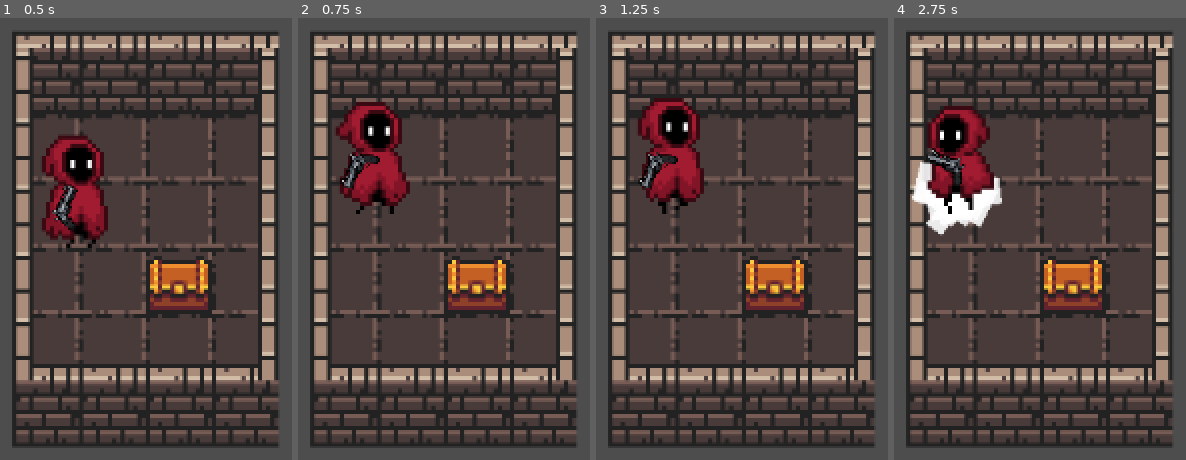
Above: before the commit, frames 1-4 (left to right).
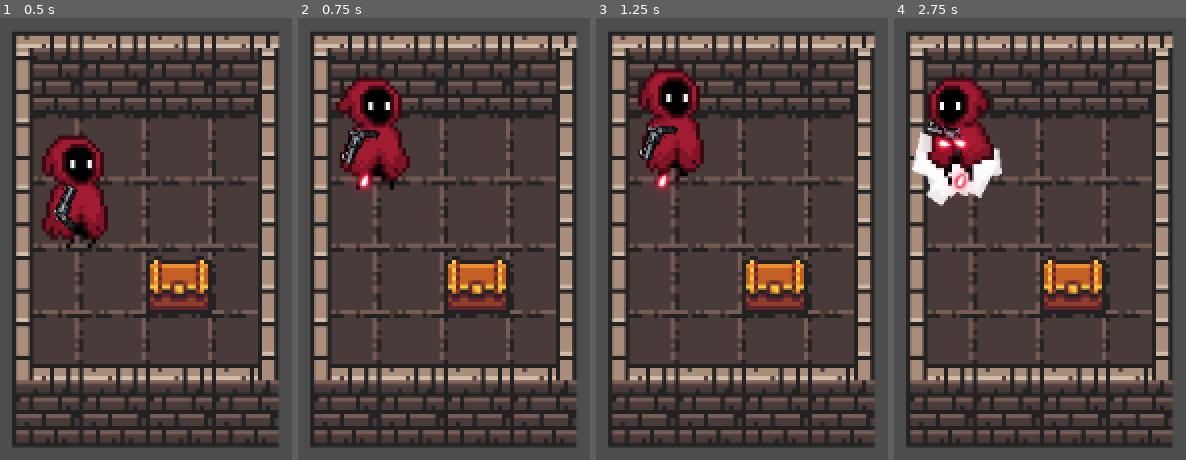
Above: after the commit, the same moments.

Repository: cyan-wolf/croix-quest
Game: Godot game, scene res://maps/dungeons/test_dungeon/test_dungeon.tscn
Two runs of this game, one before a commit and one after it. Both use one fixed random seed, a clock stepped at 60 frames per second and the inputs below. This scene is started directly instead of the project's main scene.
Inputs (mouse positions are in pixels of both pictures, inside the frame that each line leads up to):
- Up to frame 1 (0.5 s): no input
- Up to frame 2 (0.75 s): tap Enter at 0.5 s; move the mouse to (outside the picture) at 0.52 s; hold Up (ui_up) from 0.53 s (still down); click (outside the picture) at 0.6 s
- Up to frame 3 (1.25 s): keep holding Up (ui_up)
- Up to frame 4 (2.75 s): move the mouse to (outside the picture) at 1.27 s; click (outside the picture) at 1.35 s; tap Space at 2 s; move the mouse to (outside the picture) at 2.02 s; release Up (ui_up) at 2.03 s; hold Left (ui_left) from 2.03 s (still down); click (outside the picture) at 2.1 s

Frame 1 is identical in both runs. In frame 2, 5.4% of the frame differs, in the area x 13-39%, y 13-45%; in frame 3, 5.5%; in frame 4, 7.4%, in the area x 6-37%, y 13-50%.

Commit message:
Added shooting (not really working rn)

Diff:
--- a/player/Weapon.gd
+++ b/player/Weapon.gd
@@ -1,4 +1,7 @@
 extends Node2D
+
+var bullet_speed = 1000
+var bullet = preload("res://weapons/scenes/Bullet1.tscn")
 
 func _process(_delta):
 	look_at(get_global_mouse_position())
@@ -11,6 +14,15 @@
 
 	if rotation_degrees >= 269:
 		rotation_degrees = 90
-
 	if rotation_degrees <= -269:
 		rotation_degrees = -90
+
+	if Input.is_action_just_pressed("Shoot"):
+		_fire()
+
+func _fire(): #Maybe change parameters for different bullet types?
+	var bullet_instance = bullet.instantiate()
+	bullet_instance.position = get_global_position()
+	bullet_instance.rotation_degrees = rotation_degrees
+	bullet_instance.apply_impulse(Vector2(), Vector2(bullet_speed, 0).rotated(global_rotation))
+	get_tree().get_root().add_child(bullet_instance)#call_deferred("add_child", bullet_instance)
--- a/player/player.tscn
+++ b/player/player.tscn
@@ -14,7 +14,7 @@
 
 [sub_resource type="CapsuleShape2D" id="CapsuleShape2D_s1a4d"]
 radius = 7.0
-height = 24.0
+height = 20.0
 
 [sub_resource type="AtlasTexture" id="AtlasTexture_sqrqa"]
 atlas = ExtResource("1_1bkcv")
@@ -307,7 +307,7 @@
 health_component = SubResource("Resource_kehnt")
 
 [node name="CollisionShape2D" type="CollisionShape2D" parent="."]
-position = Vector2(0, 4)
+position = Vector2(0, 9)
 shape = SubResource("CapsuleShape2D_s1a4d")
 
 [node name="AnimatedSprite2D" type="AnimatedSprite2D" parent="."]
--- a/project.godot
+++ b/project.godot
@@ -23,6 +23,14 @@
 
 project/assembly_name="Project 2"
 
+[input]
+
+Shoot={
+"deadzone": 0.5,
+"events": [Object(InputEventMouseButton,"resource_local_to_scene":false,"resource_name":"","device":-1,"window_id":0,"alt_pressed":false,"shift_pressed":false,"ctrl_pressed":false,"meta_pressed":false,"button_mask":0,"position":Vector2(0, 0),"global_position":Vector2(0, 0),"factor":1.0,"button_index":1,"pressed":false,"double_click":false,"script":null)
+]
+}
+
 [layer_names]
 
 2d_physics/layer_1="Ground and Walls"
--- /dev/null
+++ b/weapons/scenes/Bullet1.tscn
@@ -0,0 +1,18 @@
+[gd_scene load_steps=3 format=3 uid="uid://dd6l8efrirnrx"]
+
+[ext_resource type="Texture2D" uid="uid://bhtn7jjkk3ny8" path="res://weapons/sprites/Bullets/02.png" id="1_8f8jj"]
+
+[sub_resource type="CapsuleShape2D" id="CapsuleShape2D_7ydvf"]
+radius = 2.0
+height = 4.0
+
+[node name="Bullet1" type="RigidBody2D"]
+gravity_scale = 0.0
+
+[node name="CollisionShape2D" type="CollisionShape2D" parent="."]
+shape = SubResource("CapsuleShape2D_7ydvf")
+disabled = true
+
+[node name="Sprite2D" type="Sprite2D" parent="."]
+scale = Vector2(0.1, 0.1)
+texture = ExtResource("1_8f8jj")
Binary file added: weapons/sprites/Bullets/02.png
Not shown, added: weapons/sprites/Bullets/02.png.import
